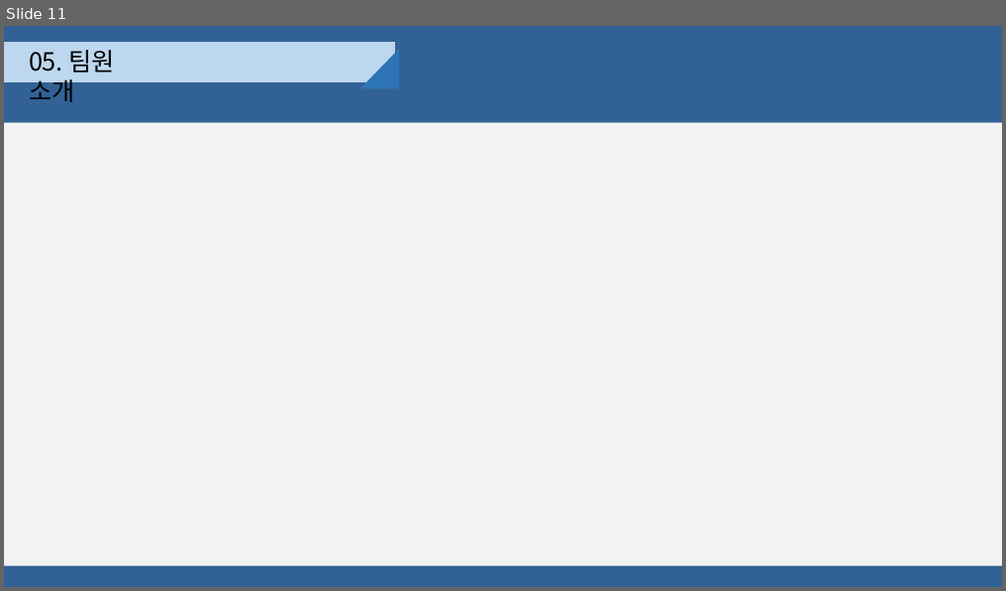
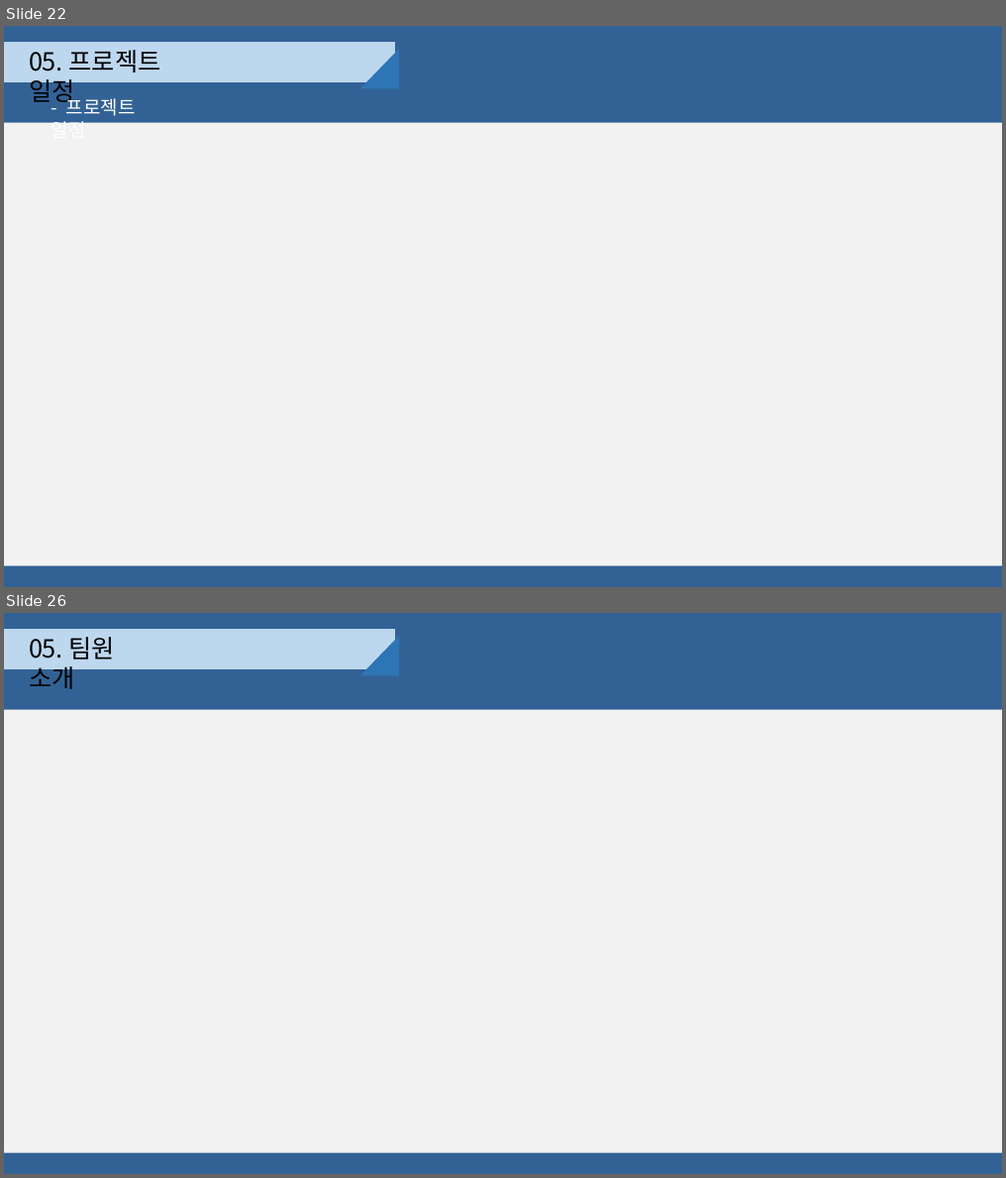
Before and after one commit to djyoon956/OWL_Refactoring, a slide deck: 4조/발표영상 및 PPT/OWL.pptx. Shown one above the other, each under a label of ours: slide 11 before the commit, slides 22 and 26 after it; the slides between them are not shown. The pictures are 1006x591 and 1006x1178 pixels, drawn with LibreOffice and Linux fonts; fonts in the diff are those of the drawing. Boxes give left, top, right and bottom in pixels: in the first picture for what was removed or moved away, otherwise in the second. Text is boxed around its words. In the diff, an @@ line names an element or a change of style, - is before the commit and + after.

```diff
--- a/4조/발표영상 및 PPT/OWL.pptx
+++ b/4조/발표영상 및 PPT/OWL.pptx
@@ slide 22 added at [4, 26, 1002, 587], background #326295 @@
@@ rectangle added at [4, 43, 394, 82], fill #BDD7EE, outline #BDD7EE 1 pt @@
@@ text added at [29, 50, 161, 107], 24 pt, text #000000 @@
+05. 프로젝트 일정
@@ right triangle added at [360, 49, 399, 89], fill #2E75B6 @@
@@ text added at [52, 95, 136, 123], 18 pt, text #FFFFFF @@
+- 프로젝트 일정
@@ rectangle added at [4, 123, 1002, 567], fill #F2F2F2 @@
@@ what was slide 11 is now slide 26 @@
```
Also in this commit, not shown: 4 slides changed, 14 other slides added.
